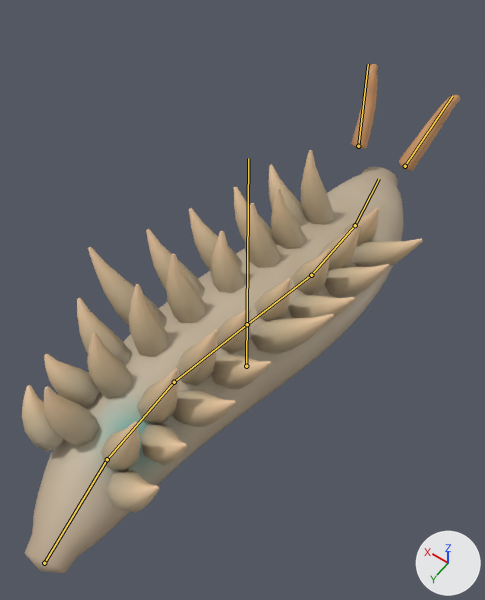
What one commit did to the glTF model assets/creatures/oil_slug/oil_slug.glb.
Camera for both pictures: a camera (50 mm lens) standing at (-0.442, 0.635, 1.217) and looking at (0.008, 0.005, 0.227). Every picture has the same lights, and +X, +Y and +Z are marked at lower right. The older version comes first. The bones that bend it are drawn over the model as lines.

The first picture shows 'oil_slug'.
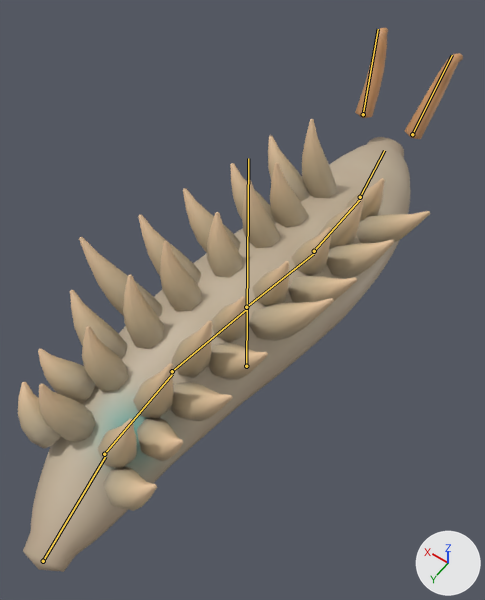
The newer file adds an action. The first version stands in its rest pose; the second is drawn at frame 12 of the action 'idle_b'.

Boxes (x1, y1, x2, y2) around the edits, measured in the pictures (485 x 600 px):
'oil_slug', posed (7% taller)
    before: (22, 64, 460, 573)
    after: (18, 28, 463, 572)
bone 'spine0', root to tip
    before: (44, 563) to (107, 459)
    after: (43, 561) to (105, 456)
bone 'spine1', root to tip
    before: (107, 459) to (174, 382)
    after: (104, 454) to (172, 374)
bone 'spine2', root to tip
    before: (174, 382) to (247, 324)
    after: (172, 371) to (246, 309)
bone 'spine3', root to tip
    before: (247, 324) to (311, 275)
    after: (246, 307) to (313, 254)
bone 'spine4', root to tip
    before: (311, 275) to (355, 225)
    after: (314, 251) to (359, 200)
bone 'spine5', root to tip
    before: (355, 225) to (379, 179)
    after: (360, 197) to (384, 150)
bone 'horn_l', root to tip
    before: (358, 146) to (368, 64)
    after: (363, 114) to (378, 29)
bone 'horn_r', root to tip
    before: (405, 166) to (452, 96)
    after: (412, 134) to (452, 55)

What the commit changed:
Bone 'spine0' (bone_spine0) moves from (0.0, 0.0, 0.0) to (-0.005, 0.0, 0.008).
Bone 'spine0' (bone_spine0) turns from (0, 0, 0) to (1, 0, 1) degrees about its own x, y and z.
Bone 'spine1' (bone_spine1) moves from (0.0, 0.0, 0.0) to (0.0, 0.0, -0.009).
Bone 'spine1' (bone_spine1) turns from (0, 0, 0) to (-1, 0, 0) degrees about its own x, y and z.
Bone 'spine2' (bone_spine2) moves from (0.0, 0.0, 0.0) to (0.001, 0.0, 0.009).
Bone 'spine2' (bone_spine2) turns from (0, 0, 0) to (1, 0, 0) degrees about its own x, y and z.
Bone 'spine3' (bone_spine3) moves from (0.0, 0.0, 0.0) to (-0.001, 0.0, 0.009).
Bone 'spine3' (bone_spine3) turns from (0, 0, 0) to (-1, 0, 0) degrees about its own x, y and z.
Bone 'spine4' (bone_spine4) moves from (0.0, 0.0, 0.0) to (0.0, 0.0, -0.009).
Bone 'spine4' (bone_spine4) turns from (0, 0, 0) to (1, 0, 0) degrees about its own x, y and z.
Bone 'spine5' (bone_spine5) moves from (0.0, 0.0, 0.0) to (0.005, 0.0, 0.008).
Bone 'spine5' (bone_spine5) turns from (0, 0, 0) to (-1, 0, 1) degrees about its own x, y and z.
Bone 'horn_l' (bone_horn_l) turns from (0, 0, 0) to (-4, 1, 7) degrees about its own x, y and z.
Bone 'horn_r' (bone_horn_r) turns from (0, 0, 0) to (-4, -1, -7) degrees about its own x, y and z.
